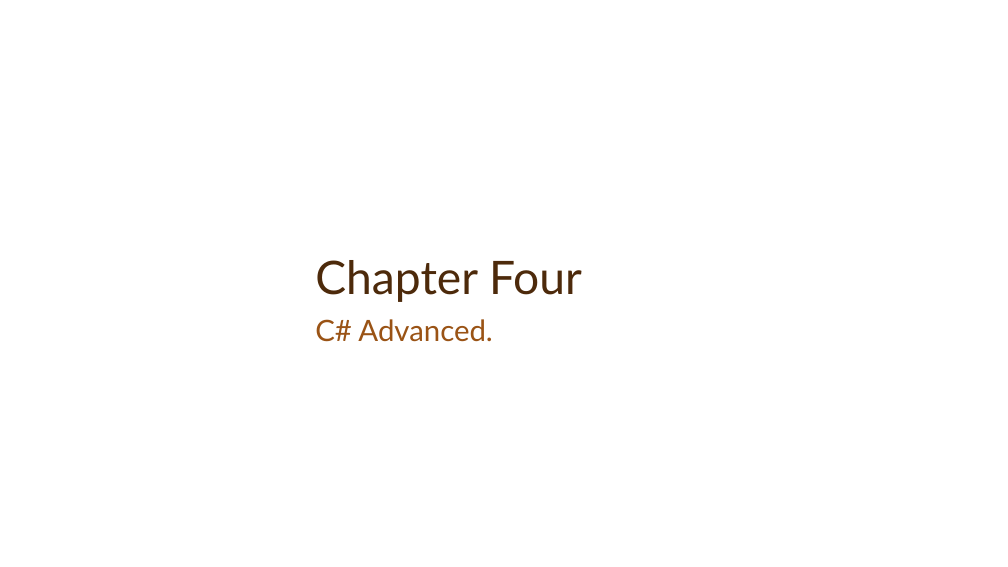
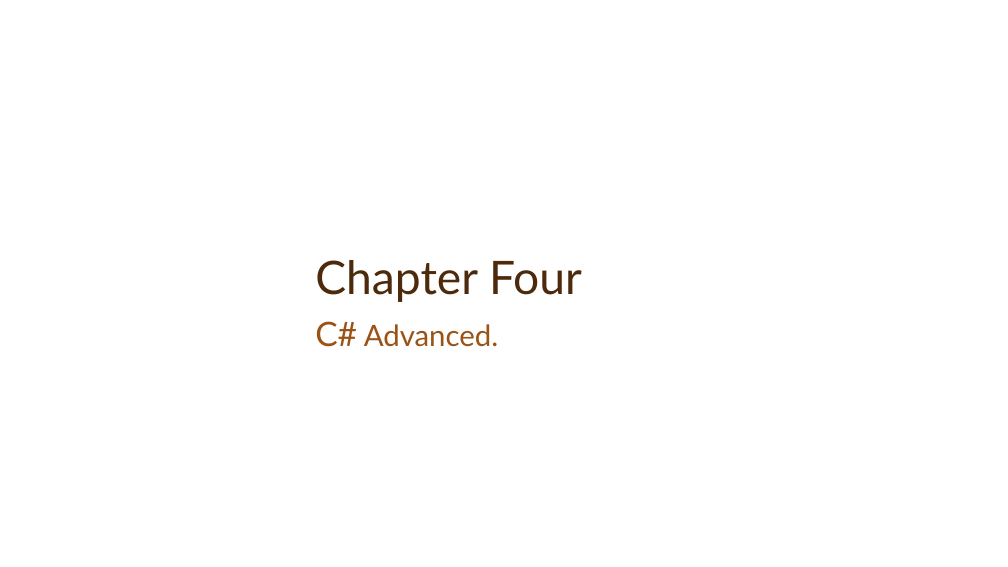
Before and after one commit to MinaAnwerRepo/android, a slide deck: slide 62 of Presentation/CSharpBasics.pptx. Drawn at 1008x567 pixels with LibreOffice and Linux fonts; fonts in the diff are those of the drawing; background and template pictures are left out. Boxes give left, top, right and bottom in pixels: in the first picture for what was removed or moved away, otherwise in the second. Text is boxed around its words. In the diff, an @@ line names an element or a change of style, - is before the commit and + after.

```diff
--- a/Presentation/CSharpBasics.pptx
+++ b/Presentation/CSharpBasics.pptx
@@ text "C# Advanced." at <box>315,321,498,347</box>: size 28 to 32 pt in "C#" @@
```
Also in this commit, not shown: 1 other slide changed, 2 other files.
